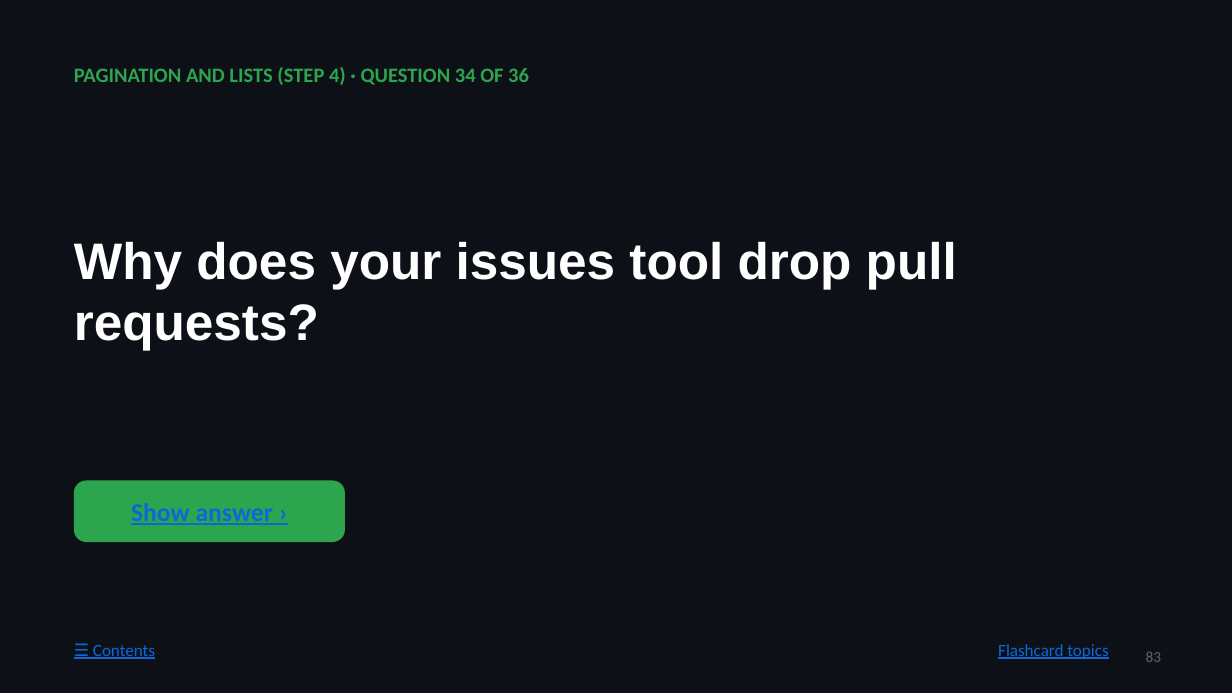
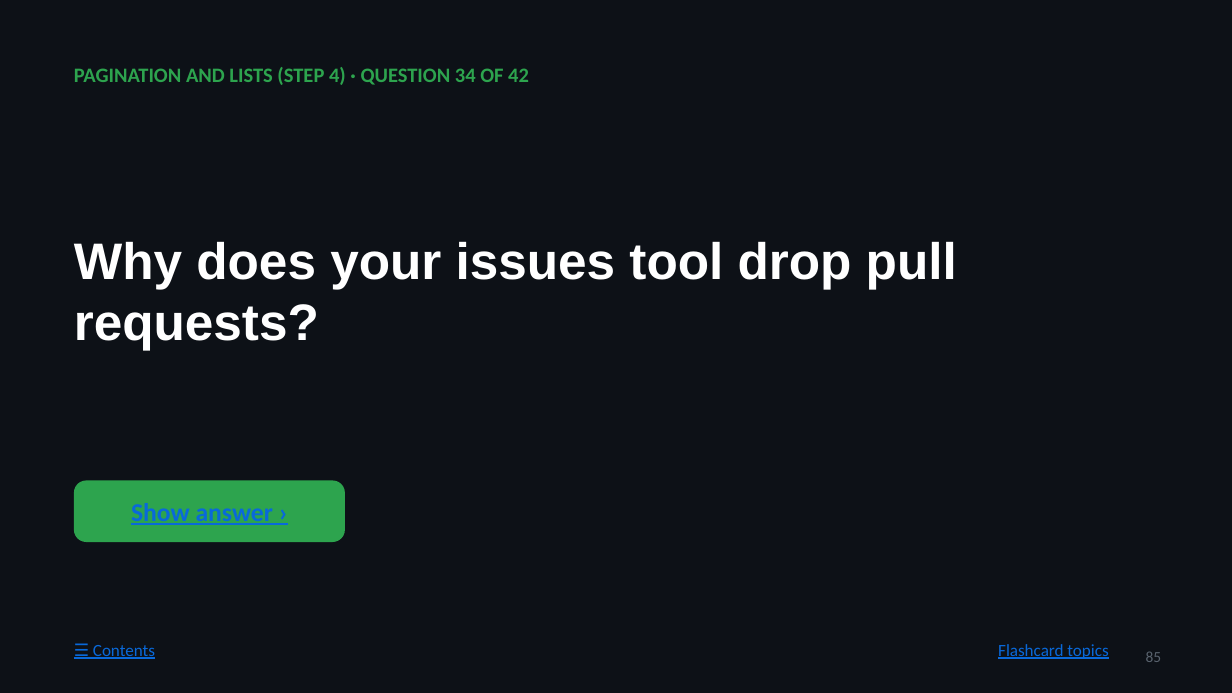
Before and after one commit to prasad976999/github-mcp-server, a slide deck: slide 85 of docs/STUDY-GUIDE.pptx (slide 83 before the commit). Drawn at 1232x693 pixels with LibreOffice and Linux fonts; fonts in the diff are those of the drawing. Boxes give left, top, right and bottom in pixels: in the first picture for what was removed or moved away, otherwise in the second. Text is boxed around its words. In the diff, an @@ line names an element or a change of style, - is before the commit and + after.

```diff
--- a/docs/STUDY-GUIDE.pptx
+++ b/docs/STUDY-GUIDE.pptx
@@ text at <box>74,67,529,85</box>: text changed @@
-PAGINATION AND LISTS (STEP 4) · QUESTION 34 OF 36
+PAGINATION AND LISTS (STEP 4) · QUESTION 34 OF 42
@@ page number at <box>1146,651,1162,662</box>: text changed @@
-83
+85
```
Also in this commit, not shown: 41 other slides changed, 14 slides added, 9 other files.
